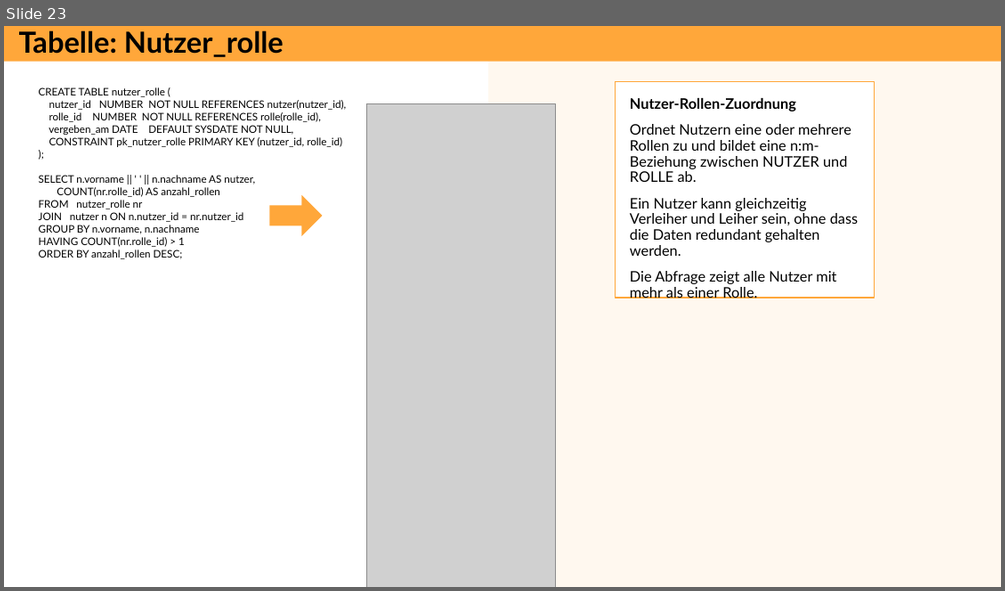
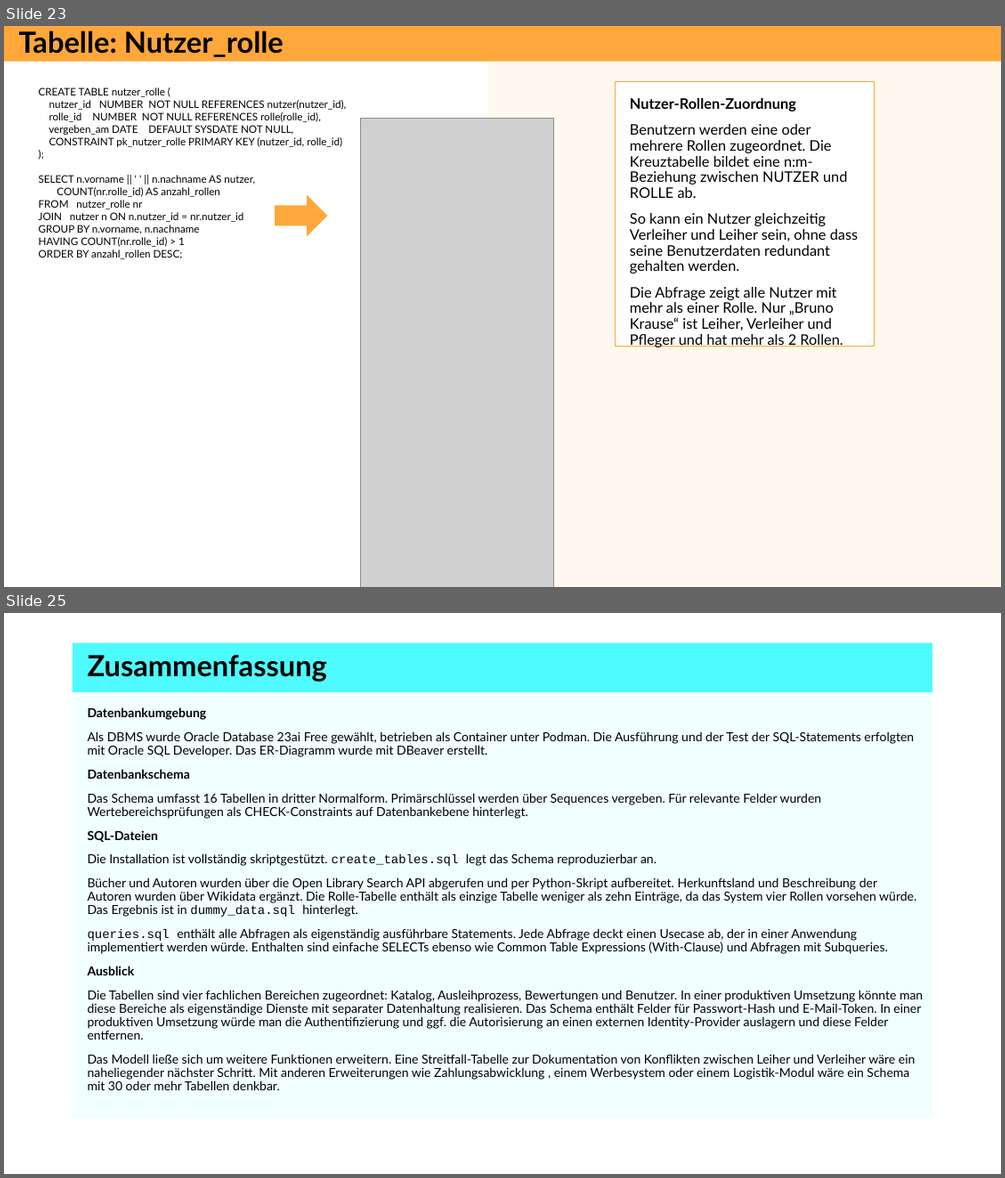
Before and after one commit to superdent/iu_datamart, a slide deck: dokumentation/phase2.pptx. Shown one above the other, each under a label of ours: slide 23 before the commit, slides 23 and 25 after it; the slides between them are not shown. The pictures are 1005x591 and 1005x1178 pixels, drawn with LibreOffice and Linux fonts; fonts in the diff are those of the drawing; grey boxes stand for pictures. Boxes give left, top, right and bottom in pixels: in the first picture for what was removed or moved away, otherwise in the second. Text is boxed around its words. In the diff, an @@ line names an element or a change of style, - is before the commit and + after.

Commit message:
Dokumentation Phase2 + Korrekturen SQL

```diff
--- a/dokumentation/phase2.pptx
+++ b/dokumentation/phase2.pptx
@@ slide 25 added at (4, 613, 1001, 1174), background #FFFFFF @@
@@ title added at (73, 643, 933, 692), fill #4DFBFF, 28 pt, text #000000, bold @@
+Zusammenfassung
@@ text added at (73, 692, 933, 1118), fill #F1FFFF, 12 pt, text #000000 @@
+Datenbankumgebung
+Als DBMS wurde Oracle Database 23ai Free gewählt, betrieben als Container unter Podman. Die Ausführung und der Test der SQL-Statements erfolgten mit Oracle SQL Developer. Das ER-Diagramm wurde mit DBeaver erstellt.
+Datenbankschema
+Das Schema umfasst 16 Tabellen in dritter Normalform. Primärschlüssel werden über Sequences vergeben. Für relevante Felder wurden Wertebereichsprüfungen als CHECK-Constraints auf Datenbankebene hinterlegt.
+SQL-Dateien
+Die Installation ist vollständig skriptgestützt. create_tables.sql legt das Schema reproduzierbar an.
+Bücher und Autoren wurden über die Open Library Search API abgerufen und per Python-Skript aufbereitet. Herkunftsland und Beschreibung der Autoren wurden über Wikidata ergänzt. Die Rolle-Tabelle enthält als einzige Tabelle weniger als zehn Einträge, da das System vier Rollen vorsehen würde. Das Ergebnis ist in dummy_data.sql hinterlegt.
+queries.sql enthält alle Abfragen als eigenständig ausführbare Statements. Jede Abfrage deckt einen Usecase ab, der in einer Anwendung implementiert werden würde. Enthalten sind einfache SELECTs ebenso wie Common Table Expressions (With-Clause) und Abfragen mit Subqueries.
+Ausblick
+Die Tabellen sind vier fachlichen Bereichen zugeordnet: Katalog, Ausleihprozess, Bewertungen und Benutzer. In einer produktiven Umsetzung könnte man diese Bereiche als eigenständige Dienste mit separater Datenhaltung realisieren. Das Schema enthält Felder für Passwort-Hash und E-Mail-Token. In einer produktiven Umsetzung würde man die Authentifizierung und ggf. die Autorisierung an einen externen Identity-Provider auslagern und diese Felder entfernen.
+Das Modell ließe sich um weitere Funktionen erweitern. Eine Streitfall-Tabelle zur Dokumentation von Konflikten zwischen Leiher und Verleiher wäre ein naheliegender nächster Schritt. Mit anderen Erweiterungen wie Zahlungsabwicklung , einem Werbesystem oder einem Logistik-Modul wäre ein Schema mit 30 oder mehr Tabellen denkbar.
@@ slide 23 changed as well @@
@@ rectangle "Nutzer-Rollen-Zuordnung": place and size @@
-rectangle "Nutzer-Rollen-Zuordnung" at (615, 82, 874, 297)
+rectangle "Nutzer-Rollen-Zuordnung" at (615, 82, 874, 346)
@@ picture: place and size @@
-picture at (367, 103, 555, 587)
+picture at (361, 118, 554, 587)
@@ text in rectangle at (630, 124, 858, 347): text changed @@
-Ordnet Nutzern eine oder mehrere Rollen zu und bildet eine n:m-Beziehung zwischen NUTZER und ROLLE ab.
-Ein Nutzer kann gleichzeitig Verleiher und Leiher sein, ohne dass die Daten redundant gehalten werden.
-Die Abfrage zeigt alle Nutzer mit mehr als einer Rolle.
+Benutzern werden eine oder mehrere Rollen zugeordnet. Die Kreuztabelle bildet eine n:m-Beziehung zwischen NUTZER und ROLLE ab.
+So kann ein Nutzer gleichzeitig Verleiher und Leiher sein, ohne dass seine Benutzerdaten redundant gehalten werden.
+Die Abfrage zeigt alle Nutzer mit mehr als einer Rolle. Nur „Bruno Krause“ ist Leiher, Verleiher und Pfleger und hat mehr als 2 Rollen.
@@ right arrow: place and size @@
-right arrow at (269, 195, 322, 236)
+right arrow at (275, 195, 327, 236)
```
Also in this commit, not shown: 16 other slides changed, 2 other slides added, 1 slide removed, 6 other files.
